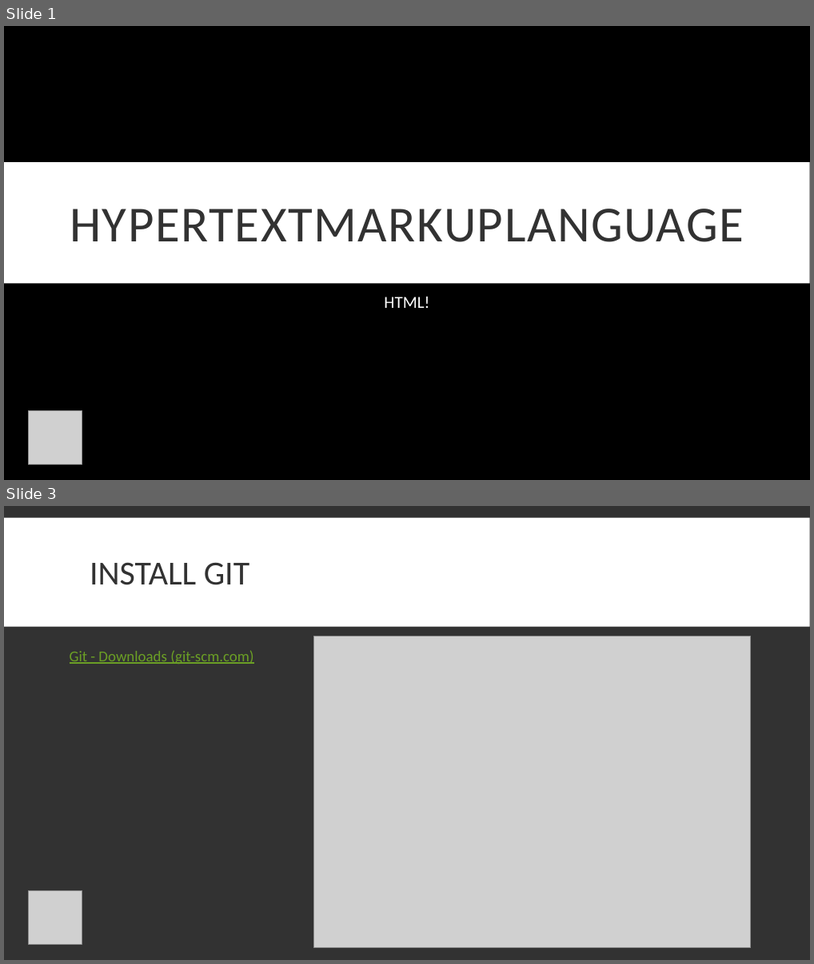
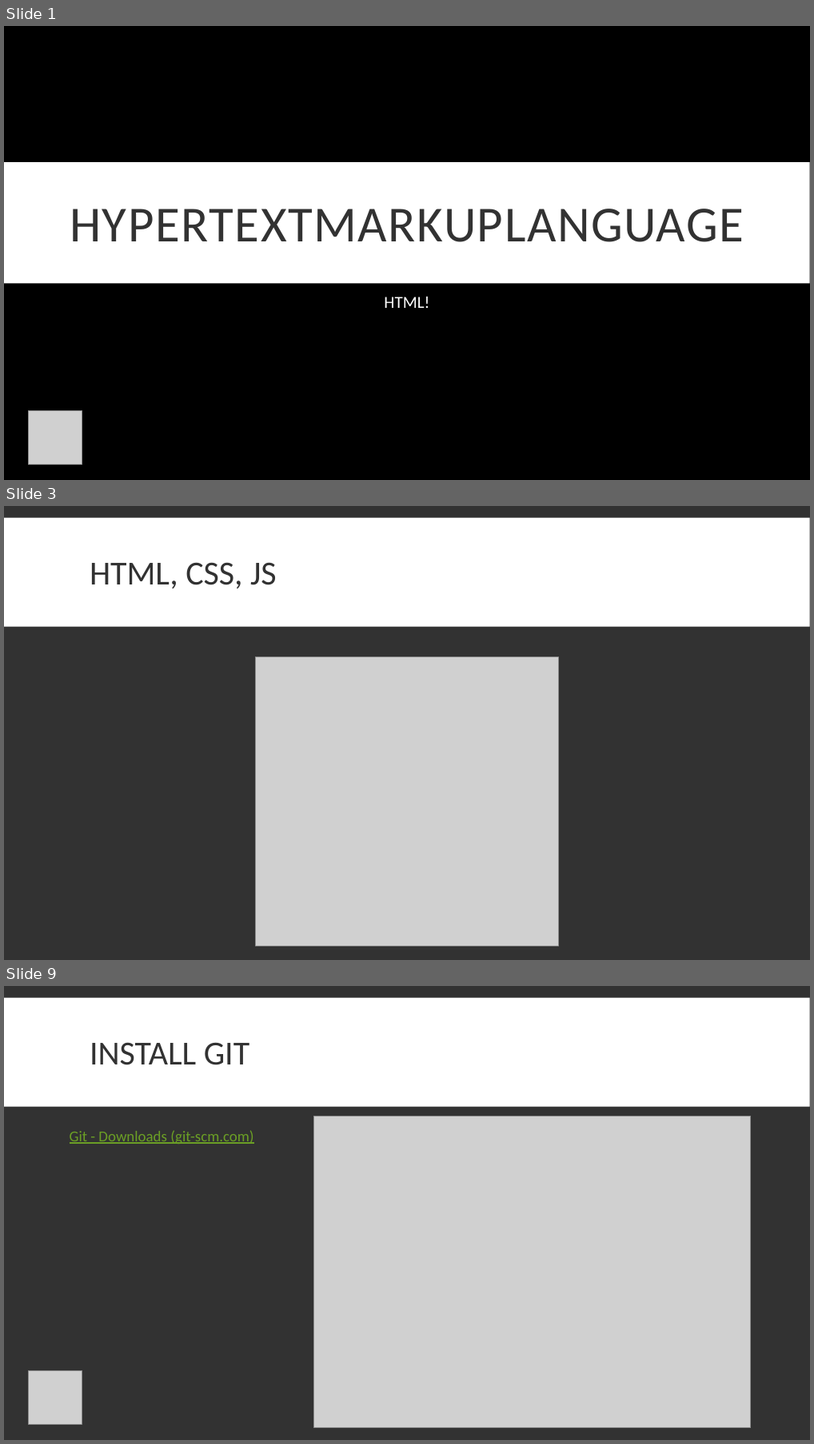
Before and after one commit to UT-ACM-Student-Chapter/Front-end-1402-course, a slide deck: S1/codes/Hypertextmarkuplanguage.pptx. Shown one above the other, each under a label of ours: slides 1 and 3 before the commit, slides 1, 3 and 9 after it; the slides between them are not shown. The pictures are 814x964 and 814x1444 pixels, drawn with LibreOffice and Linux fonts; fonts in the diff are those of the drawing; grey boxes stand for pictures; background and template pictures are left out. Boxes give left, top, right and bottom in pixels: in the first picture for what was removed or moved away, otherwise in the second. Text is boxed around its words. In the diff, an @@ line names an element or a change of style, - is before the commit and + after.

```diff
--- a/S1/codes/Hypertextmarkuplanguage.pptx
+++ b/S1/codes/Hypertextmarkuplanguage.pptx
@@ slide 3 added at [4,506,810,960], background #323232; not listed: 1 template element that a slide beside it also shows @@
@@ title added at [90,562,277,588], 40 pt, text #323232 @@
+HTML, CSS, JS
@@ picture added at [256,656,558,946] @@
@@ what was slide 3 is now slide 9 @@
```
Also in this commit, not shown: 4 slides changed, 7 other slides added.
